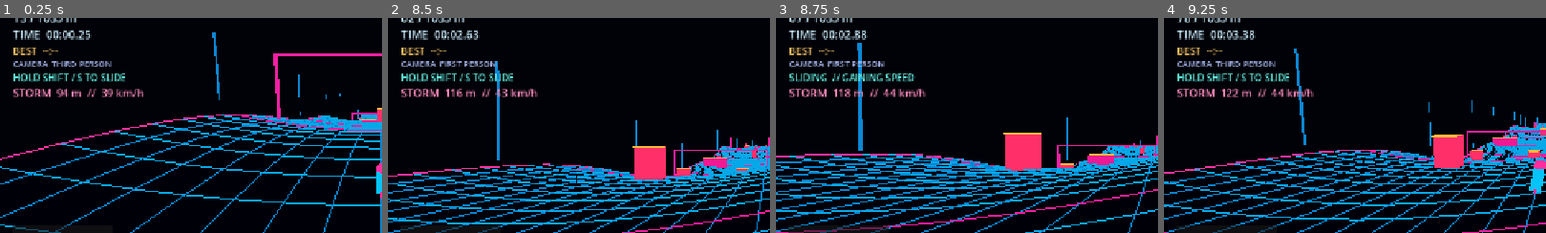
Above: before the commit, frames 1-4 (left to right).
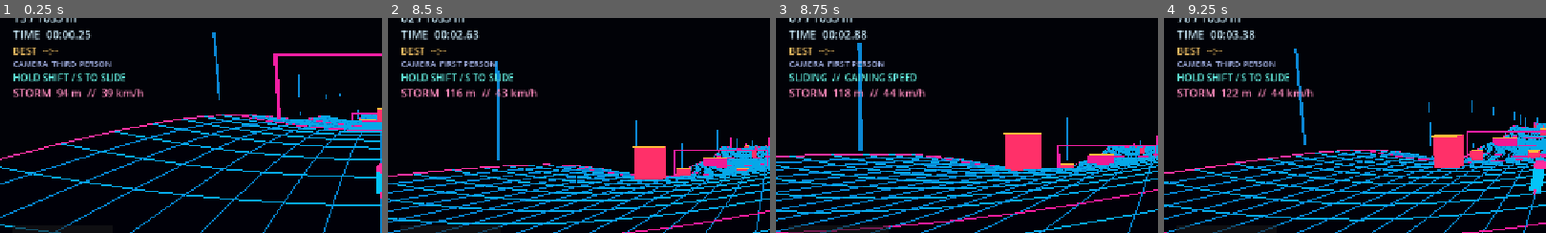
Above: after the commit, the same moments.

Repository: Unborne-Fetus/Cracked
Game: Godot game, scene res://scenes/main.tscn
Same seed, same stepped clock (60 frames per second), same inputs: the game is played once before the commit and once after it.
Inputs:
- Up to frame 1 (0.25 s): no input
- Up to frame 2 (8.5 s): tap Enter at 0.5 s; hold D 0.53-1.28 s; tap V at 0.6, 4.35, 8.1 s; tap Space at 0.77, 1.52, 3.02, 3.77, 4.52, 6.02, 6.77, 7.52 s; hold S 1.28-2.03 s; tap C at 1.35, 5.1 s; hold D 2.03-3.53 s; tap R at 2.1, 5.85 s; tap Shift at 2.85 s; hold Ctrl 3.53-4.28 s; hold A 3.53-5.03 s; hold S 5.03-5.78 s; hold D 5.78-8.03 s; hold Shift 6.53-7.28 s; tap Ctrl at 7.35 s; hold S from 8.03 s (still down)
- Up to frame 3 (8.75 s): keep holding S
- Up to frame 4 (9.25 s): release S at 8.78 s; hold A from 8.78 s (still down); tap C at 8.85 s; tap Space at 9.02 s
The pictures show only the part of the screen within x 0-50%, y 23-73%; the shares and areas given below are measured in that part.

Frames 1-2 are identical in both runs. In frame 3, 0.6% of the frame differs, in the area x 17-37%, y 25-30%; in frame 4, nothing differs.

Commit message:
Explain uphill slide lockout in game HUD

Diff:
--- a/scripts/game.gd
+++ b/scripts/game.gd
@@ -104,7 +104,7 @@
 	clock_label.text = "TIME  " + _clock(run_time)
 	record_label.text = "BEST  " + ("--:--" if best_time <= 0.0 else _clock(best_time))
 	camera_label.text = "CAMERA  " + ("FIRST PERSON" if first_person else "THIRD PERSON")
-	slide_label.text = "SLIDING  // GAINING SPEED" if runner.is_sliding else "HOLD SHIFT / S TO SLIDE"
+	slide_label.text = "UPHILL  //  SLIDE DISABLED" if runner.slide_blocked else ("SLIDING  //  GAINING SPEED" if runner.is_sliding else "HOLD SHIFT / S TO SLIDE")
 	var gap: float = maxf(float(storm.gap_to(runner.global_position.x)), 0.0)
 	storm_label.text = "STORM  %d m  //  %d km/h" % [int(gap), int(storm.speed * 3.6)]
 	storm_label.add_theme_color_override("font_color", Color(1.0, 0.21, 0.38) if gap < 40.0 else Color(0.96, 0.53, 0.72))
